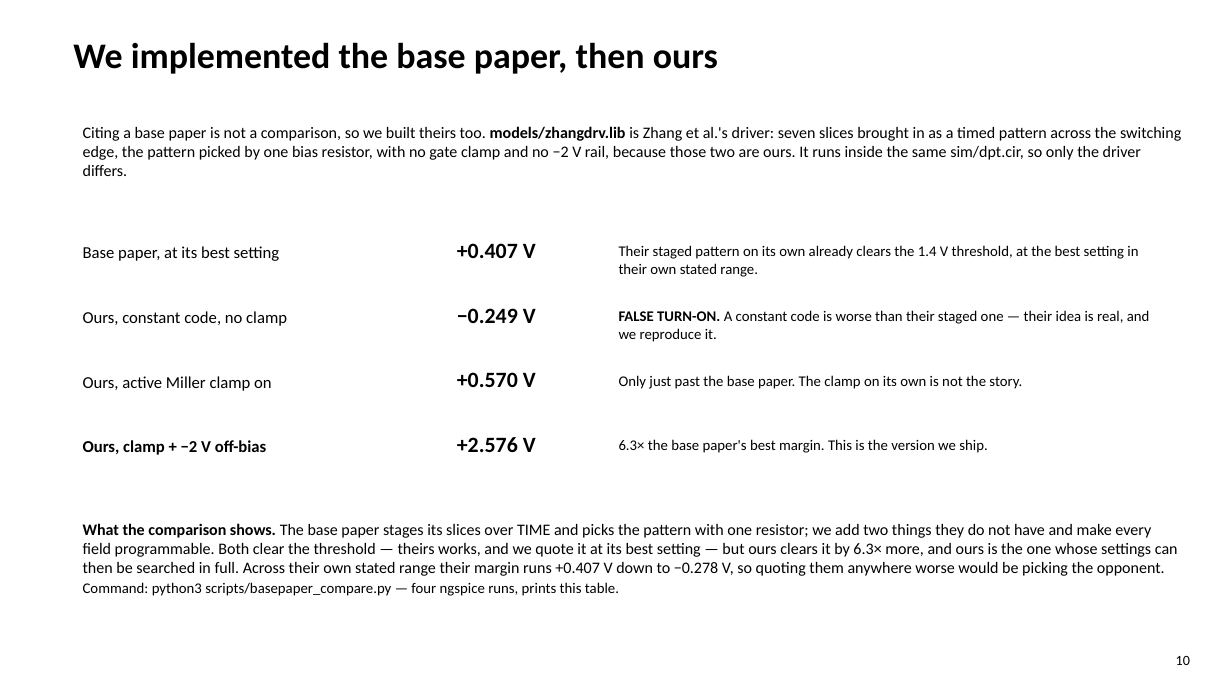
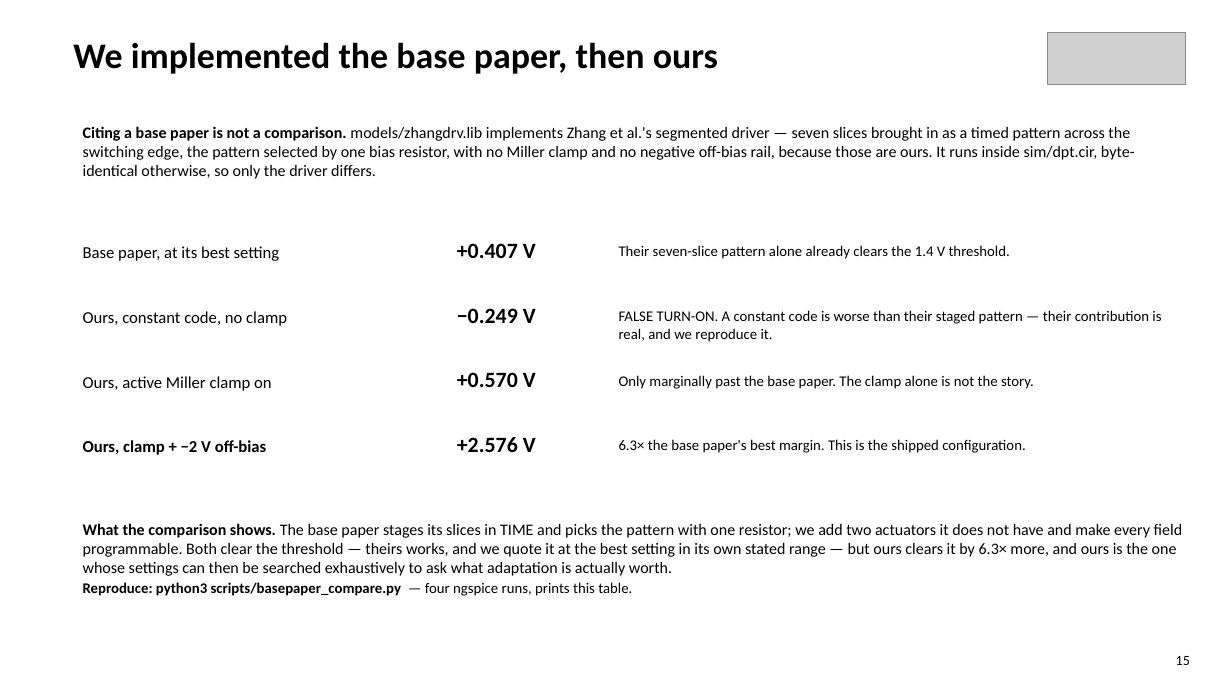
Before and after one commit to Amritha902/gan-driver, a slide deck: slide 15 of review/Review1_GaN_Segmented_Gate_Driver.pptx (slide 10 before the commit). Drawn at 1232x693 pixels with LibreOffice and Linux fonts; fonts in the diff are those of the drawing; grey boxes stand for pictures. Boxes give left, top, right and bottom in pixels: in the first picture for what was removed or moved away, otherwise in the second. Text is boxed around its words. In the diff, an @@ line names an element or a change of style, - is before the commit and + after.

```diff
--- a/review/Review1_GaN_Segmented_Gate_Driver.pptx
+++ b/review/Review1_GaN_Segmented_Gate_Driver.pptx
@@ picture added at [1047,32,1186,85] @@
@@ text at [83,126,1135,179]: text changed @@
-Citing a base paper is not a comparison, so we built theirs too. models/zhangdrv.lib is Zhang et al.'s driver: seven slices brought in as a timed pattern across the switching edge, the pattern picked by one bias resistor, with no gate clamp and no −2 V rail, because those two are ours. It runs inside the same sim/dpt.cir, so only the driver differs.
+Citing a base paper is not a comparison. models/zhangdrv.lib implements Zhang et al.'s segmented driver — seven slices brought in as a timed pattern across the switching edge, the pattern selected by one bias resistor, with no Miller clamp and no negative off-bias rail, because those are ours. It runs inside sim/dpt.cir, byte-identical otherwise, so only the driver differs.
@@ text at [619,245,1010,259]: text changed @@
-Their staged pattern on its own already clears the 1.4 V threshold, at the best setting in their own stated range.
+Their seven-slice pattern alone already clears the 1.4 V threshold.
@@ text at [619,310,1161,342]: text changed @@
-FALSE TURN-ON. A constant code is worse than their staged one — their idea is real, and we reproduce it.
+FALSE TURN-ON. A constant code is worse than their staged pattern — their contribution is real, and we reproduce it.
@@ text at [619,375,1034,389]: text changed @@
-Only just past the base paper. The clamp on its own is not the story.
+Only marginally past the base paper. The clamp alone is not the story.
@@ text at [619,439,1025,453]: text changed @@
-6.3× the base paper's best margin. This is the version we ship.
+6.3× the base paper's best margin. This is the shipped configuration.
@@ text at [83,523,1183,596]: text changed @@
-What the comparison shows. The base paper stages its slices over TIME and picks the pattern with one resistor; we add two things they do not have and make every field programmable. Both clear the threshold — theirs works, and we quote it at its best setting — but ours clears it by 6.3× more, and ours is the one whose settings can then be searched in full. Across their own stated range their margin runs +0.407 V down to −0.278 V, so quoting them anywhere worse would be picking the opponent.
-Command: python3 scripts/basepaper_compare.py — four ngspice runs, prints this table.
+What the comparison shows. The base paper stages its slices in TIME and picks the pattern with one resistor; we add two actuators it does not have and make every field programmable. Both clear the threshold — theirs works, and we quote it at the best setting in its own stated range — but ours clears it by 6.3× more, and ours is the one whose settings can then be searched exhaustively to ask what adaptation is actually worth.
+Reproduce: python3 scripts/basepaper_compare.py — four ngspice runs, prints this table.
@@ text at [1176,656,1190,665]: text changed @@
-10
+15
```
Also in this commit, not shown: 19 other slides changed, 15 slides added, 32 slides removed, 5 other files.
